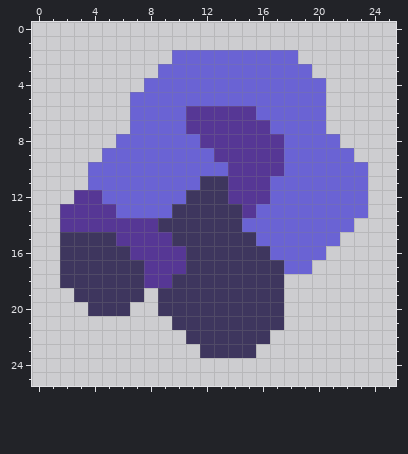
One commit to this pixel-art sprite: sprites/items/riplom.png. The picture above is the old version.
The file is 26x26 pixels.
Once edited:
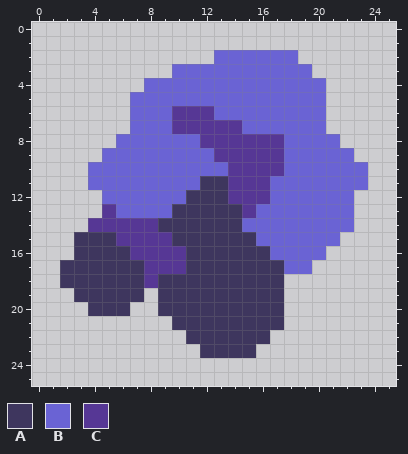
Palette (. is transparent): A #3e365e  B #6a63d4  C #563795
What changed:
y 2: x 10..12 BBB -> ...
y 3: x 9 B -> .
y 6: x 10 B -> C; x 13..15 CCC -> BBB
y 7: x 10 B -> C; x 15..16 CC -> BB
y 12: x 3..4 CC -> ..; x 23 B -> .
y 13: x 2..4 CCC -> ...; x 23 B -> .
y 14: x 2..3 CC -> ..
y 15..16: x 2 A -> .
y 18: x 9 C -> A
Boxes around the changes in both pictures, in picture pixels (x1, y1, x2, y2):
changed: (158, 50, 270, 134)
erased: (60, 190, 102, 260)
erased: (354, 190, 368, 218)
changed: (158, 274, 172, 288)
